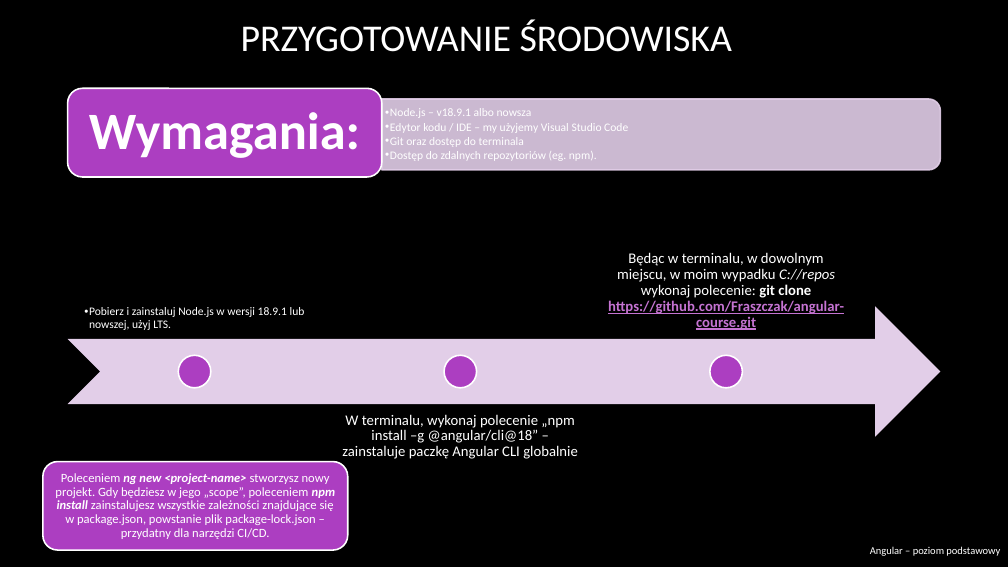
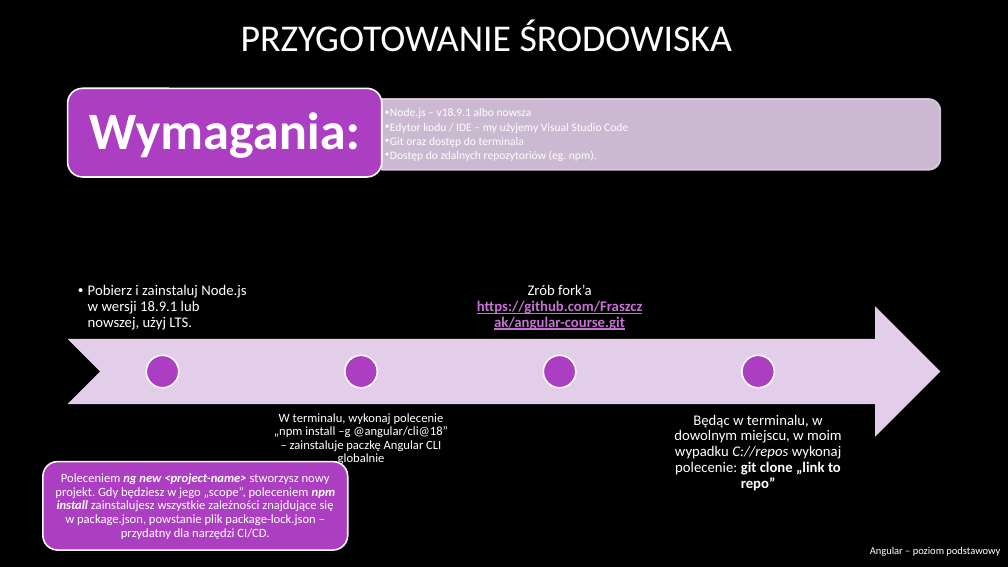
Before and after one commit to Fraszczak/angular-course, a slide deck: slide 28 of prezentacja/Angular beginner.pptx. Drawn at 1008x567 pixels with LibreOffice and Linux fonts; fonts in the diff are those of the drawing; background and template pictures are left out. Boxes give left, top, right and bottom in pixels: in the first picture for what was removed or moved away, otherwise in the second. Text is boxed around its words. In the diff, an @@ line names an element or a change of style, - is before the commit and + after.

Commit message:
prezentacja

```diff
--- a/prezentacja/Angular beginner.pptx
+++ b/prezentacja/Angular beginner.pptx
@@ text "Pobierz i zainstaluj Node.js w ..." at [88, 284, 246, 330]: size 11 to 14 pt; indent changed @@
@@ text added at [477, 284, 642, 330], 14 pt, text #C573D2, bold, underline @@
+Zrób fork’a https://github.com/Fraszczak/angular-course.git
@@ ellipse: place and size @@
-ellipse at [178, 355, 211, 388]
+ellipse at [146, 355, 178, 388]
@@ ellipse: place and size @@
-ellipse at [444, 355, 476, 388]
+ellipse at [345, 355, 377, 388]
@@ ellipse added at [544, 355, 576, 388], fill #AC3EC1, outline #FFFFFF 1.5 pt @@
@@ ellipse: place and size @@
-ellipse at [710, 355, 743, 388]
+ellipse at [742, 355, 774, 388]
@@ text "W terminalu, wykonaj polecenie „npm ...": place and size @@
-text "W terminalu, wykonaj polecenie „npm ..." at [342, 414, 578, 459]
+text "W terminalu, wykonaj polecenie „npm ..." at [274, 413, 448, 466]
@@ text "W terminalu, wykonaj polecenie „npm ..." at [274, 413, 448, 466]: size 14 to 12 pt @@
@@ text "Będąc w terminalu, w dowolnym ..." at [674, 414, 842, 491]: vertical alignment bottom to top @@
@@ text at [674, 414, 842, 491]: text changed @@
-Będąc w terminalu, w dowolnym miejscu, w moim wypadku C://repos wykonaj polecenie: git clone https://github.com/Fraszczak/angular-course.git
+Będąc w terminalu, w dowolnym miejscu, w moim wypadku C://repos wykonaj polecenie: git clone „link to repo”
```
